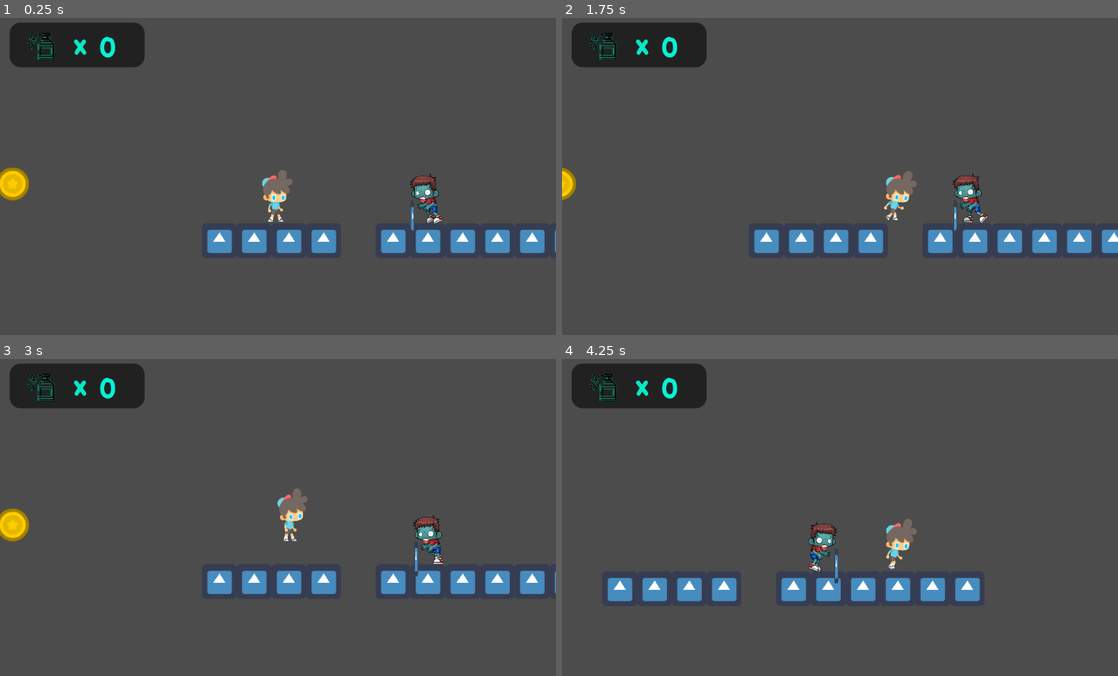
Above: before the commit, frames 1-4 (two rows, left to right).
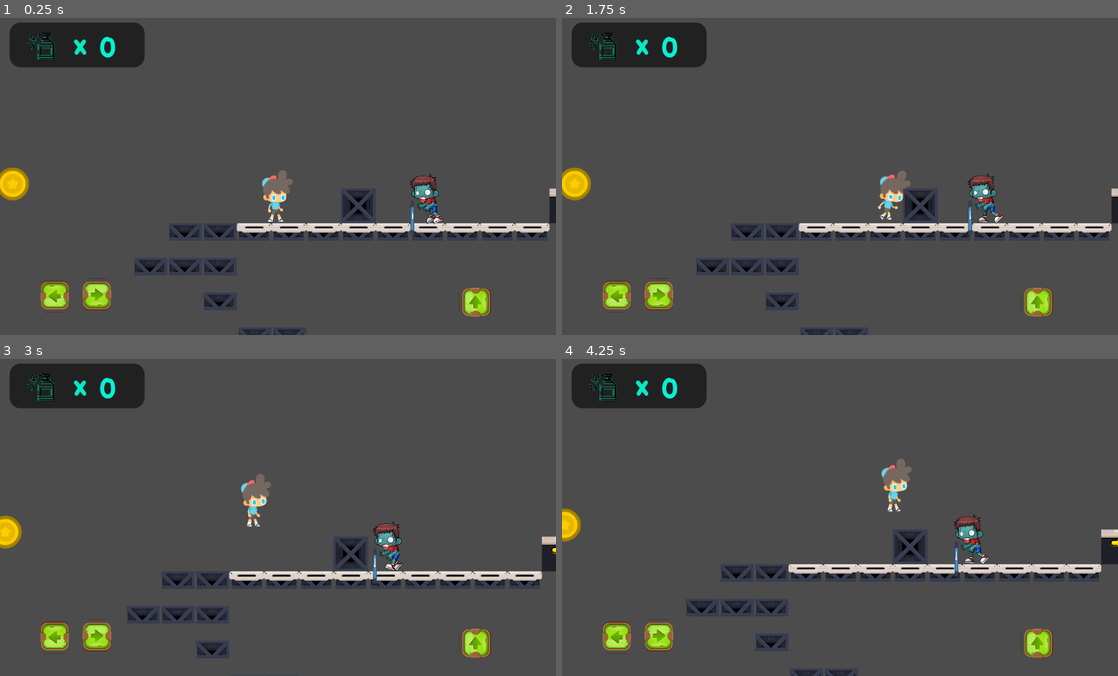
Above: after the commit, the same moments.

Repository: Sarath191181208/Covid-19
Game: Godot game, scene res://scenes/leve1.tscn
The game is run twice, just before and just after one commit, with the same random seed, the same clock (stepped at 60 frames per second) and the same inputs. The project has no main scene, so this scene is started directly. The engine's default icon, where the game draws it, is replaced by a stand-in: a white triangle on a blue panel in a dark square.
Inputs:
- Up to frame 1 (0.25 s): no input
- Up to frame 2 (1.75 s): hold D (right) from 0.53 s (still down); tap Up (jump) at 0.6, 0.77, 1.07, 1.35, 1.52 s
- Up to frame 3 (3 s): tap Up (jump) at 1.82, 2.1, 2.85 s; release D (right) at 2.03 s; hold A (left) 2.03-2.78 s; hold D (right) from 2.78 s (still down)
- Up to frame 4 (4.25 s): keep holding D (right); tap Up (jump) at 3.02, 3.32, 3.6, 3.77, 4.07 s

The runs differ from the first frame. In frame 1, 7.3% of the frame differs, in the area x 7-100%, y 53-100%; in frame 2, 9.2%; in frame 3, 9.0%; in frame 4, 11%, in the area x 0-100%, y 31-100%.

Commit message:
1)Added tiles. 2)Added mobile controls . 3)fixed bugs . 4) found player bug : player collision layer translates when he flips imp

Diff:
--- /dev/null
+++ b/Assets/tilesets/leve1.tres
@@ -0,0 +1,164 @@
+[gd_resource type="TileSet" load_steps=17 format=2]
+
+[ext_resource path="res://Assets/tilesets/tile_sets/Tiles/Tile (15).png" type="Texture" id=1]
+[ext_resource path="res://Assets/tilesets/tile_sets/Tiles/Tile (5).png" type="Texture" id=2]
+[ext_resource path="res://Assets/tilesets/tile_sets/Tiles/Tile (14).png" type="Texture" id=3]
+[ext_resource path="res://Assets/tilesets/tile_sets/Tiles/BGTile (2).png" type="Texture" id=4]
+[ext_resource path="res://Assets/tilesets/tile_sets/Tiles/Tile (7).png" type="Texture" id=5]
+[ext_resource path="res://Assets/tilesets/tile_sets/Tiles/BGTile (1).png" type="Texture" id=6]
+[ext_resource path="res://Assets/tilesets/tile_sets/Tiles/Acid (1).png" type="Texture" id=7]
+[ext_resource path="res://Assets/tilesets/tile_sets/Tiles/Tile (9).png" type="Texture" id=8]
+
+[sub_resource type="ConvexPolygonShape2D" id=1]
+points = PoolVector2Array( 0, 16, 16, 0, 248, 0, 256, 16, 256, 48, 248, 64, 224, 64, 184, 104, 240, 104, 248, 112, 248, 120, 240, 128, 16, 128, 8, 120, 8, 112, 16, 104, 80, 104, 40, 64, 16, 64, 8, 56, 0, 48 )
+
+[sub_resource type="ConvexPolygonShape2D" id=2]
+points = PoolVector2Array( 0, 0, 248, 0, 256, 8, 256, 48, 248, 56, 248, 64, 224, 64, 184, 104, 248, 104, 248, 128, 8, 128 )
+
+[sub_resource type="ConvexPolygonShape2D" id=9]
+points = PoolVector2Array( 0, 80, 24, 80, 32, 72, 40, 72, 48, 80, 80, 80, 88, 72, 96, 80, 144, 80, 152, 72, 160, 72, 168, 80, 184, 72, 216, 80, 232, 80, 256, 80, 256, 256, 0, 256 )
+
+[sub_resource type="ConvexPolygonShape2D" id=10]
+points = PoolVector2Array( 0, 0, 256, 0, 256, 256, 0, 256 )
+
+[sub_resource type="ConvexPolygonShape2D" id=11]
+points = PoolVector2Array( 0, 0, 256, 0, 256, 256, 0, 256 )
+
+[sub_resource type="ConvexPolygonShape2D" id=12]
+points = PoolVector2Array( 0, 0, 256, 0, 256, 256, 0, 256 )
+
+[sub_resource type="ConvexPolygonShape2D" id=13]
+points = PoolVector2Array( 0, 0, 256, 0, 256, 256, 0, 256 )
+
+[sub_resource type="ConvexPolygonShape2D" id=14]
+points = PoolVector2Array( 0, 0, 256, 0, 256, 128, 0, 128 )
+
+[resource]
+0/name = "Tile (15).png 0"
+0/texture = ExtResource( 1 )
+0/tex_offset = Vector2( 0, 0 )
+0/modulate = Color( 1, 1, 1, 1 )
+0/region = Rect2( 0, 0, 256, 256 )
+0/tile_mode = 0
+0/occluder_offset = Vector2( 0, 0 )
+0/navigation_offset = Vector2( 0, 0 )
+0/shapes = [ {
+"autotile_coord": Vector2( 0, 0 ),
+"one_way": false,
+"one_way_margin": 1.0,
+"shape": SubResource( 1 ),
+"shape_transform": Transform2D( 1, 0, 0, 1, 0, 0 )
+} ]
+0/z_index = 0
+1/name = "Tile (14).png 1"
+1/texture = ExtResource( 3 )
+1/tex_offset = Vector2( 0, 0 )
+1/modulate = Color( 1, 1, 1, 1 )
+1/region = Rect2( 0, 0, 256, 256 )
+1/tile_mode = 0
+1/occluder_offset = Vector2( 0, 0 )
+1/navigation_offset = Vector2( 0, 0 )
+1/shapes = [ {
+"autotile_coord": Vector2( 0, 0 ),
+"one_way": false,
+"one_way_margin": 1.0,
+"shape": SubResource( 2 ),
+"shape_transform": Transform2D( 1, 0, 0, 1, 0, 0 )
+} ]
+1/z_index = 0
+2/name = "Acid (1).png 2"
+2/texture = ExtResource( 7 )
+2/tex_offset = Vector2( 0, 0 )
+2/modulate = Color( 1, 1, 1, 1 )
+2/region = Rect2( 0, 0, 256, 256 )
+2/tile_mode = 0
+2/occluder_offset = Vector2( 0, 0 )
+2/navigation_offset = Vector2( 0, 0 )
+2/shapes = [ {
+"autotile_coord": Vector2( 0, 0 ),
+"one_way": false,
+"one_way_margin": 1.0,
+"shape": SubResource( 9 ),
+"shape_transform": Transform2D( 1, 0, 0, 1, 0, 0 )
+} ]
+2/z_index = 0
+3/name = "BGTile (1).png 3"
+3/texture = ExtResource( 6 )
+3/tex_offset = Vector2( 0, 0 )
+3/modulate = Color( 1, 1, 1, 1 )
+3/region = Rect2( 0, 0, 256, 256 )
+3/tile_mode = 0
+3/occluder_offset = Vector2( 0, 0 )
+3/navigation_offset = Vector2( 0, 0 )
+3/shapes = [ {
+"autotile_coord": Vector2( 0, 0 ),
+"one_way": false,
+"one_way_margin": 1.0,
+"shape": SubResource( 10 ),
+"shape_transform": Transform2D( 1, 0, 0, 1, 0, 0 )
+} ]
+3/z_index = 0
+4/name = "BGTile (2).png 4"
+4/texture = ExtResource( 4 )
+4/tex_offset = Vector2( 0, 0 )
+4/modulate = Color( 1, 1, 1, 1 )
+4/region = Rect2( 0, 0, 256, 256 )
+4/tile_mode = 0
+4/occluder_offset = Vector2( 0, 0 )
+4/navigation_offset = Vector2( 0, 0 )
+4/shapes = [ {
+"autotile_coord": Vector2( 0, 0 ),
+"one_way": false,
+"one_way_margin": 1.0,
+"shape": SubResource( 11 ),
+"shape_transform": Transform2D( 1, 0, 0, 1, 0, 0 )
+} ]
+4/z_index = 0
+5/name = "Tile (7).png 5"
+5/texture = ExtResource( 5 )
+5/tex_offset = Vector2( 0, 0 )
+5/modulate = Color( 1, 1, 1, 1 )
+5/region = Rect2( 0, 0, 256, 256 )
+5/tile_mode = 0
+5/occluder_offset = Vector2( 0, 0 )
+5/navigation_offset = Vector2( 0, 0 )
+5/shapes = [ {
+"autotile_coord": Vector2( 0, 0 ),
+"one_way": false,
+"one_way_margin": 1.0,
+"shape": SubResource( 12 ),
+"shape_transform": Transform2D( 1, 0, 0, 1, 0, 0 )
+} ]
+5/z_index = 0
+6/name = "Tile (5).png 6"
+6/texture = ExtResource( 2 )
+6/tex_offset = Vector2( 0, 0 )
+6/modulate = Color( 1, 1, 1, 1 )
+6/region = Rect2( 0, 0, 256, 256 )
+6/tile_mode = 0
+6/occluder_offset = Vector2( 0, 0 )
+6/navigation_offset = Vector2( 0, 0 )
+6/shapes = [ {
+"autotile_coord": Vector2( 0, 0 ),
+"one_way": false,
+"one_way_margin": 1.0,
+"shape": SubResource( 13 ),
+"shape_transform": Transform2D( 1, 0, 0, 1, 0, 0 )
+} ]
+6/z_index = 0
+7/name = "Tile (9).png 7"
+7/texture = ExtResource( 8 )
+7/tex_offset = Vector2( 0, 0 )
+7/modulate = Color( 1, 1, 1, 1 )
+7/region = Rect2( 0, 0, 256, 256 )
+7/tile_mode = 0
+7/occluder_offset = Vector2( 0, 0 )
+7/navigation_offset = Vector2( 0, 0 )
+7/shapes = [ {
+"autotile_coord": Vector2( 0, 0 ),
+"one_way": false,
+"one_way_margin": 1.0,
+"shape": SubResource( 14 ),
+"shape_transform": Transform2D( 1, 0, 0, 1, 0, 0 )
+} ]
+7/z_index = 0
--- /dev/null
+++ b/buttons.gd
@@ -0,0 +1,23 @@
+extends Node2D
+
+func _on_up_pressed():
+	Input.action_press("jump")
+
+func _on_up_released():
+	Input.action_release("jump")
+
+
+func _on_left_pressed():
+	Input.action_press("left")
+
+
+func _on_left_released():
+	Input.action_release("left")
+
+
+func _on_right_pressed():
+	Input.action_press("right")
+
+
+func _on_right_released():
+	Input.action_release("right")
--- a/project.godot
+++ b/project.godot
@@ -38,10 +38,13 @@
 "deadzone": 0.5,
 "events": [ Object(InputEventKey,"resource_local_to_scene":false,"resource_name":"","device":0,"alt":false,"shift":false,"control":false,"meta":false,"command":false,"pressed":false,"scancode":16777232,"unicode":0,"echo":false,"script":null)
 , Object(InputEventKey,"resource_local_to_scene":false,"resource_name":"","device":0,"alt":false,"shift":false,"control":false,"meta":false,"command":false,"pressed":false,"scancode":32,"unicode":0,"echo":false,"script":null)
-, Object(InputEventMouseButton,"resource_local_to_scene":false,"resource_name":"","device":0,"alt":false,"shift":false,"control":false,"meta":false,"command":false,"button_mask":0,"position":Vector2( 0, 0 ),"global_position":Vector2( 0, 0 ),"factor":1.0,"button_index":1,"pressed":false,"doubleclick":false,"script":null)
 , Object(InputEventKey,"resource_local_to_scene":false,"resource_name":"","device":0,"alt":false,"shift":false,"control":false,"meta":false,"command":false,"pressed":false,"scancode":16777237,"unicode":0,"echo":false,"script":null)
  ]
 }
+
+[input_devices]
+
+pointing/emulate_touch_from_mouse=true
 
 [layer_names]
 
--- a/scenes/leve1.tscn
+++ b/scenes/leve1.tscn
@@ -6,29 +6,29 @@
 [ext_resource path="res://Assets/fonts/BalsamiqSans-Bold.ttf" type="DynamicFontData" id=4]
 [ext_resource path="res://scenes/CanvasLayer.gd" type="Script" id=5]
 [ext_resource path="res://scenes/coin.tscn" type="PackedScene" id=6]
-[ext_resource path="res://Assets/tilesets/test.tres" type="TileSet" id=7]
+[ext_resource path="res://Assets/tilesets/leve1.tres" type="TileSet" id=7]
 
-[sub_resource type="SegmentShape2D" id=5]
+[sub_resource type="SegmentShape2D" id=1]
 a = Vector2( 2.69562, 149.596 )
 b = Vector2( 470.696, 144.596 )
 
-[sub_resource type="CapsuleShape2D" id=6]
+[sub_resource type="CapsuleShape2D" id=2]
 radius = 37.7362
 height = 20.8877
 
-[sub_resource type="StyleBoxFlat" id=8]
+[sub_resource type="StyleBoxFlat" id=3]
 bg_color = Color( 0.0823529, 0.0784314, 0.0784314, 0.756863 )
 corner_radius_top_left = 20
 corner_radius_top_right = 20
 corner_radius_bottom_right = 20
 corner_radius_bottom_left = 20
 
-[sub_resource type="DynamicFont" id=9]
+[sub_resource type="DynamicFont" id=4]
 size = 53
 outline_color = Color( 0.0470588, 0.937255, 0.917647, 1 )
 font_data = ExtResource( 4 )
 
-[sub_resource type="DynamicFont" id=10]
+[sub_resource type="DynamicFont" id=5]
 size = 52
 outline_color = Color( 0.027451, 0.937255, 0.94902, 1 )
 font_data = ExtResource( 4 )
@@ -40,11 +40,13 @@
 
 [node name="TileMap" type="TileMap" parent="."]
 position = Vector2( 466, 254 )
+scale = Vector2( 0.25, 0.25 )
 tile_set = ExtResource( 7 )
+cell_size = Vector2( 256, 256 )
 collision_layer = 8
 collision_mask = 117
 format = 1
-tile_data = PoolIntArray( 196609, 0, 0, 196610, 0, 0, 196611, 0, 0, 196612, 0, 0, 196614, 0, 0, 196615, 0, 0, 196616, 0, 0, 196617, 0, 0, 196618, 0, 0, 196619, 0, 0 )
+tile_data = PoolIntArray( -65518, 5, 0, 15, 0, 0, 16, 1, 0, 17, 1, 0, 18, 1, 0, 131077, 6, 0, 131083, 3, 0, 131084, 3, 0, 131085, 3, 0, 131086, 4, 0, 131087, 4, 0, 196608, 7, 0, 196609, 7, 0, 196610, 0, 0, 196611, 0, 0, 196612, 0, 0, 196613, 0, 0, 196614, 0, 0, 196615, 0, 0, 196616, 0, 0, 196617, 0, 0, 196618, 0, 0, 327679, 7, 0, 262144, 7, 0, 262145, 7, 0, 327681, 7, 0, 393218, 7, 0, 393219, 7, 0, 655395, 0, 0 )
 
 [node name="Area2D" type="Area2D" parent="."]
 position = Vector2( -40, 405 )
--- a/scenes/player.tscn
+++ b/scenes/player.tscn
@@ -1,7 +1,8 @@
-[gd_scene load_steps=4 format=2]
+[gd_scene load_steps=5 format=2]
 
 [ext_resource path="res://Assets/Animations/player_animations.tres" type="SpriteFrames" id=1]
 [ext_resource path="res://scenes/player.gd" type="Script" id=2]
+[ext_resource path="res://Assets/buttons/tile100.png" type="Texture" id=3]
 
 [sub_resource type="CapsuleShape2D" id=1]
 radius = 28.6013
@@ -10,9 +11,6 @@
 [node name="player" type="KinematicBody2D"]
 collision_mask = 126
 script = ExtResource( 2 )
-__meta__ = {
-"_edit_group_": true
-}
 
 [node name="CollisionShape2D" type="CollisionShape2D" parent="."]
 position = Vector2( -4, 2 )
@@ -23,7 +21,7 @@
 scale = Vector2( 0.199, 0.2 )
 frames = ExtResource( 1 )
 animation = "Idle"
-frame = 12
+frame = 2
 playing = true
 
 [node name="Camera2D" type="Camera2D" parent="."]
@@ -32,3 +30,28 @@
 drag_margin_h_enabled = true
 drag_margin_v_enabled = true
 editor_draw_limits = true
+
+[node name="CanvasModulate" type="CanvasLayer" parent="."]
+
+[node name="up" type="TouchScreenButton" parent="CanvasModulate"]
+position = Vector2( 845.211, 565.746 )
+rotation = -1.5708
+scale = Vector2( 0.3, 0.3 )
+normal = ExtResource( 3 )
+action = "jump"
+visibility_mode = 1
+
+[node name="left" type="TouchScreenButton" parent="CanvasModulate"]
+position = Vector2( 127.236, 558.93 )
+rotation = 3.14159
+scale = Vector2( 0.3, 0.3 )
+normal = ExtResource( 3 )
+action = "left"
+visibility_mode = 1
+
+[node name="right" type="TouchScreenButton" parent="CanvasModulate"]
+position = Vector2( 152.229, 495.312 )
+scale = Vector2( 0.3, 0.3 )
+normal = ExtResource( 3 )
+action = "right"
+visibility_mode = 1
Binary file added: Assets/buttons/tile030.png
Not shown, added: Assets/buttons/tile030.png.import
Binary file added: Assets/buttons/tile100.png
Not shown, added: Assets/buttons/tile100.png.import
Binary file added: Assets/tilesets/tile_sets/Objects/Barrel (1).png
Not shown, added: Assets/tilesets/tile_sets/Objects/Barrel (1).png.import
Binary file added: Assets/tilesets/tile_sets/Objects/Barrel (2).png
Not shown, added: Assets/tilesets/tile_sets/Objects/Barrel (2).png.import
Binary file added: Assets/tilesets/tile_sets/Objects/Box.png
Not shown, added: Assets/tilesets/tile_sets/Objects/Box.png.import
Binary file added: Assets/tilesets/tile_sets/Objects/DoorLocked.png
Not shown, added: Assets/tilesets/tile_sets/Objects/DoorLocked.png.import
(and 70 more such lines)
